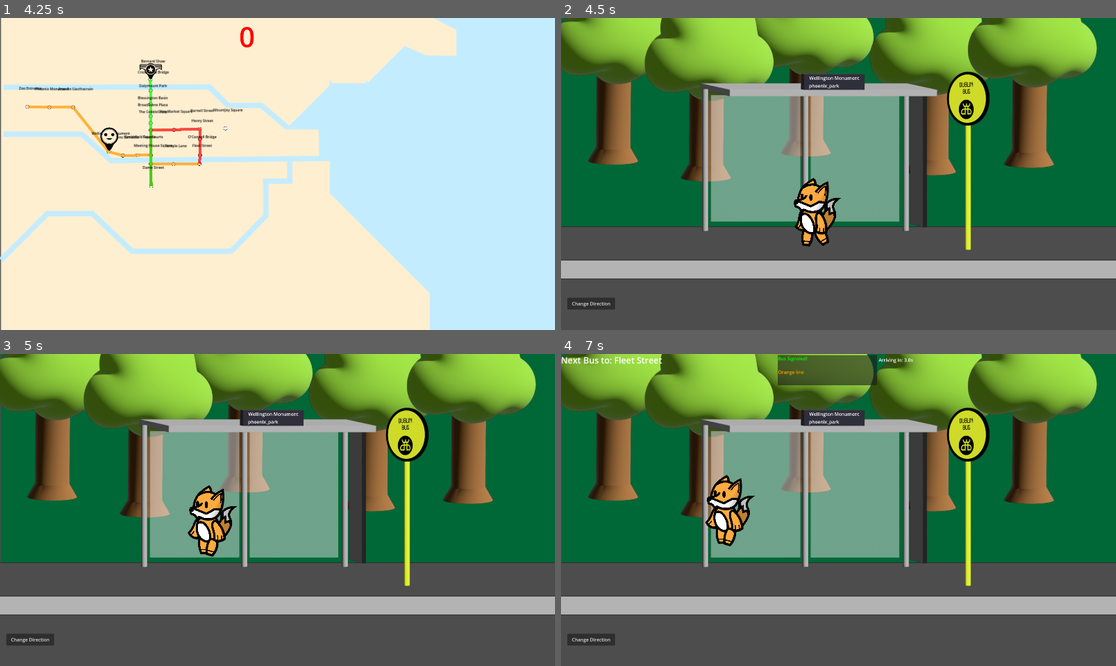
Above: before the commit, frames 1-4 (two rows, left to right).
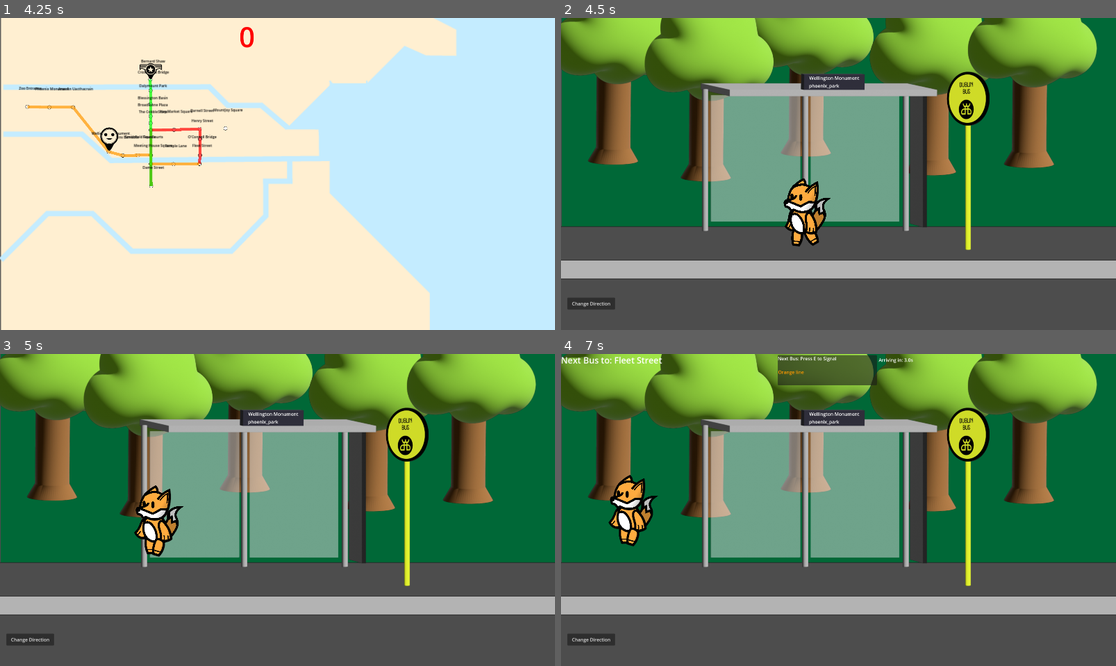
Above: after the commit, the same moments.

Repository: Frut0ss/bus
Game: Godot game, scene res://scenes/game/game.tscn
Same seed, same stepped clock (60 frames per second), same inputs: the game is played once before the commit and once after it.
Inputs (mouse positions are in pixels of both pictures, inside the frame that each line leads up to):
- Up to frame 1 (4.25 s): tap Enter at 0.5, 2.75 s; move the mouse to (399, 158) at 0.52 s; hold D (right) 0.53-2.03 s; tap Q (Disembark) at 0.6, 2.3, 2.85 s; tap Space (jump) at 0.77, 1.07, 1.52, 1.55, 1.82, 2, 2.1, 3.02, 3.32, 3.5, 3.77, 3.8, 4.07 s; tap E (Embark) at 0.8, 1.35, 3.05, 3.6 s; move the mouse to (166, 189) at 1.27 s; move the mouse to (333, 105) at 2.02 s; hold A (left) 2.03-2.78 s; move the mouse to (249, 236) at 2.77 s; hold D (right) from 2.78 s (still down); move the mouse to (444, 220) at 3.52 s
- Up to frame 2 (4.5 s): tap Enter at 4.25 s; move the mouse to (672, 127) at 4.27 s; release D (right) at 4.28 s; hold A (left) from 4.28 s (still down); click (672, 127) at 4.35 s
- Up to frame 3 (5 s): keep holding A (left); tap Space (jump) at 4.52, 4.82 s; tap Q (Disembark) at 4.55 s
- Up to frame 4 (7 s): move the mouse to (866, 510) at 5.02 s; release A (left) at 5.03 s; hold D (right) 5.03-5.78 s; tap Q (Disembark) at 5.1, 6.8 s; tap E (Embark) at 5.3, 5.85, 6.5 s; move the mouse to (755, 432) at 5.77 s; hold A (left) from 5.78 s (still down); tap Space (jump) at 6.02, 6.05, 6.32, 6.6, 6.77 s; move the mouse to (960, 494) at 6.52 s

Frame 1 is identical in both runs. In frame 2, 1.3% of the frame differs, in the area x 40-51%, y 51-74%; in frame 3, 2.4%; in frame 4, 2.5%, in the area x 8-50%, y 0-62%.

Commit message:
Modified disembarking system, and added signaling animation

Diff:
--- a/scenes/game/interior_scene.tscn
+++ b/scenes/game/interior_scene.tscn
@@ -201,3 +201,6 @@
 [node name="CollisionShape2D" type="CollisionShape2D" parent="InvisibleWalls/StaticBody2D4"]
 position = Vector2(-150.5, -307.75)
 shape = SubResource("RectangleShape2D_tcwav")
+
+[connection signal="body_entered" from="StopButton" to="." method="_on_stop_button_body_entered"]
+[connection signal="body_exited" from="StopButton" to="." method="_on_stop_button_body_exited"]
--- a/scripts/game/interior_scene.gd
+++ b/scripts/game/interior_scene.gd
@@ -8,12 +8,16 @@
 @onready var timer: Timer = $Timer
 @onready var next_stop_label: Label = $NextStopLabel
 @onready var city_spawner: Node2D = $CitySpawner
-
+@onready var stop_button: Area2D = $StopButton
+
+var player_near_button = false
+var button_enabled = false
 var is_moving = true
 var time_since_last_spawn = 0.0
 var upcoming_stops = []
 var stops_spawned = 0
 var bus_stop_despawn_threshold = 2300  # X position to remove passed stops
+var stop_requested = false
 
 func _ready():
 	# Get route data from TransitSystem
@@ -96,23 +100,18 @@
 	if is_moving:
 		# Move the parallax background
 		$ParallaxBackground.scroll_offset.x += scroll_speed * delta
-
-		## Update timer for stop spawning
-		#time_since_last_spawn += delta
-		#
-		## Check if it's time to spawn the next stop
-		#if timer and stops_spawned < upcoming_stops.size():
-			#spawn_next_stop()
-			#time_since_last_spawn = 0
 		update_current_stop_position()
-		# Check for stops that need to be removed (passed by)
 		check_stops_to_remove()
 		update_disembark_ui()
-	# Handle disembarking input
-	if Input.is_action_just_pressed("Disembark"):
-		handle_disembark()
-
-
+
+		# Request stop when near button and press Embark
+		if Input.is_action_just_pressed("Embark") and player_near_button and not stop_requested:
+			request_stop()
+
+func request_stop():
+	stop_requested = true
+	update_label("Stop requested - will disembark at next stop")
+	print("Stop requested!")
 
 func spawn_next_stop():
 	if stops_spawned >= upcoming_stops.size():
@@ -133,6 +132,18 @@
 
 	stops_spawned += 1
 	print("Spawned stop: " + stop_resource.display_name)
+
+	# If player requested stop, disembark at this stop
+	if stop_requested:
+		# Wait for stop to reach disembark position, then disembark
+		await wait_for_stop_to_reach_center(stop_instance)
+		handle_disembark(stop_resource)  # <-- Pass the specific stop resource
+		stop_requested = false
+
+func wait_for_stop_to_reach_center(stop_instance):
+	# Wait until the stop reaches the disembark zone
+	while stop_instance.position.x < 700:
+		await get_tree().process_frame
 
 func check_stops_to_remove():
 	if container:
@@ -159,18 +170,17 @@
 			# We've reached the destination!
 			GameStateManager.change_to_state(GameStateManager.GameState.GAME_WON)
 
-func handle_disembark():
-	var can_disembark = false
-	var current_stop_resource = null
-
-	# Find any stop in disembark range
-	for stop in get_tree().get_nodes_in_group("bus_stops"):
-		if stop.position.x > 700 and stop.position.x < 1200:
-			can_disembark = true
-			current_stop_resource = stop.stop_resource
-			break
-
-	if can_disembark and current_stop_resource:
+func handle_disembark(specific_stop_resource = null):
+	var current_stop_resource = specific_stop_resource
+
+	# If no specific stop provided, find one in disembark range (old behavior)
+	if not current_stop_resource:
+		for stop in get_tree().get_nodes_in_group("bus_stops"):
+			if stop.position.x > 700 and stop.position.x < 1200:
+				current_stop_resource = stop.stop_resource
+				break
+
+	if current_stop_resource:
 		var player = get_tree().get_first_node_in_group("player")
 		if player and player.has_method("start_walking"):
 			player.start_walking()
@@ -180,15 +190,14 @@
 		if city_spawner and city_spawner.has_method("pause_spawning"):
 			city_spawner.pause_spawning()
 
-		# Visual feedback
-		if next_stop_label:
-			next_stop_label.text = "Disembarking at " + current_stop_resource.display_name + "..."
+		update_label("Disembarking at " + current_stop_resource.display_name + "...")
 
 		# Create a small delay to show the disembarking animation
 		await get_tree().create_timer(1.5).timeout
 
 		# Update TransitSystem with our new location
 		TransitSystem.current_bus_stop = current_stop_resource
+
 
 		# If we have an active bus line, find this stop's index in that line
 		if TransitSystem.active_bus_line and TransitSystem.active_route_stops.size() > 0:
@@ -219,16 +228,10 @@
 		spawn_next_stop()
 
 func update_disembark_ui():
-	var can_disembark = false
-	var is_terminus_stop = false
-	var current_stop_name = ""
-
-	# Check all bus stops in the scene
+	# Only check for terminus stops for auto-disembark
 	for stop in get_tree().get_nodes_in_group("bus_stops"):
-		# If any stop is in the disembark range (center of screen)
 		if stop.position.x > 700 and stop.position.x < 1200:
-			can_disembark = true
-			current_stop_name = stop.stop_resource.display_name
+			var current_stop_name = stop.stop_resource.display_name
 
 			# Check if this is a terminus stop based on travel direction
 			if TransitSystem.active_route_stops.size() > 0:
@@ -245,31 +248,17 @@
 				if stop.stop_resource.display_name == first_stop.display_name:
 					is_start_terminus = true
 
-				# Determine if we should auto-disembark based on direction
-				if TransitSystem.travel_direction == 1 and is_end_terminus:
-					# Going forward and reached the end
-					is_terminus_stop = true
-					print("Reached forward terminus: " + current_stop_name)
-				elif TransitSystem.travel_direction == -1 and is_start_terminus:
-					# Going backward and reached the beginning
-					is_terminus_stop = true
-					print("Reached backward terminus: " + current_stop_name)
-
-			if next_stop_label:
-				if is_terminus_stop:
+				# Auto-disembark at terminus
+				if (TransitSystem.travel_direction == 1 and is_end_terminus) or (TransitSystem.travel_direction == -1 and is_start_terminus):
 					var direction_name = "forward" if TransitSystem.travel_direction == 1 else "backward"
-					next_stop_label.text = "End of line (" + direction_name + "): " + current_stop_name
-					# Trigger auto-disembark
+					update_label("End of line (" + direction_name + "): " + current_stop_name)
 					call_deferred("auto_disembark")
-				else:
-					next_stop_label.text = "Press Q to disembark at " + current_stop_name
-				next_stop_label.visible = true
-
-			break  # Only process one stop at a time
-
-	# Hide the label if no stop is in range
-	if !can_disembark and next_stop_label:
-		next_stop_label.visible = false
+			break
+
+func update_label(text: String):
+	if next_stop_label:
+		next_stop_label.text = text
+		next_stop_label.visible = true
 
 # Add this new function to interior_scene.gd
 func update_current_stop_position():
@@ -320,7 +309,7 @@
 		city_spawner.pause_spawning()
 	# Visual feedback
 	if next_stop_label:
-		next_stop_label.text = "End of line: " + TransitSystem.current_bus_stop.display_name
+		update_label("End of line: " + TransitSystem.current_bus_stop.display_name)
 		next_stop_label.visible = true
 
 	# Create a small delay to show the disembarking animation
@@ -333,3 +322,11 @@
 	else:
 		# Change scene to map view or bus stop
 		GameStateManager.change_to_state(GameStateManager.GameState.MAP_VIEW)
+
+func _on_stop_button_body_entered(body):
+	if body.is_in_group("player"):
+		player_near_button = true
+
+func _on_stop_button_body_exited(body):
+	if body.is_in_group("player"):
+		player_near_button = false
--- a/scripts/player/character_player.gd
+++ b/scripts/player/character_player.gd
@@ -4,7 +4,7 @@
 @onready var sprites: Node2D = $Sprites
 var sprites_scale:float = -1
 @onready var animation_player: AnimationPlayer = $AnimationPlayer
-@export var move_speed: float = 300.0
+@export var move_speed: float = 600.0
 var current_state = "idle"
 @export var jump_strength: float = -900.0
 @export var gravity: float = 980.0
@@ -16,6 +16,10 @@
 	play_animation("idle")
 
 func _physics_process(delta):
+	# Don't override animations if we're in a special state
+	if current_state == "boarding":
+		return
+
 	# Add gravity
 	if not is_on_floor():
 		velocity.y += gravity * delta
@@ -23,7 +27,7 @@
 	else:
 		is_on_ground = true
 
-		# Handle jump
+	# Handle jump
 	if Input.is_action_just_pressed("jump") and is_on_floor():
 		velocity.y = jump_strength
 
@@ -37,7 +41,6 @@
 		start_walking()
 	elif is_on_ground:
 		start_idle()
-
 
 
 
@@ -59,6 +62,7 @@
 
 # Call this when player boards a bus
 func start_boarding():
+	print("Started boarding animation")
 	play_animation("boarding")
 
 # Call this when player is moving between stops
--- a/scripts/stops/bus_stop.gd
+++ b/scripts/stops/bus_stop.gd
@@ -61,8 +61,10 @@
 
 func _process(_delta):
 	# Check for signal input (E key) - only during preview
-	if Input.is_action_just_pressed("Embark") and next_bus_line and not player_has_signaled and next_bus_panel.visible:
+	if Input.is_action_just_pressed("Embark") and next_bus_line and not player_has_signaled and next_bus_panel.visible and character_player.is_on_floor():
 		signal_bus()
+		character_player.start_boarding()
+
 
 	# Check if any buses have reached the despawn position
 	for bus in active_buses:
@@ -144,7 +146,6 @@
 func board_player(bus):
 	var player = character_player
 	if player:
-		player.start_boarding()
 		bus.board_player(player)
 
 		# Store the bus line in TransitSystem
